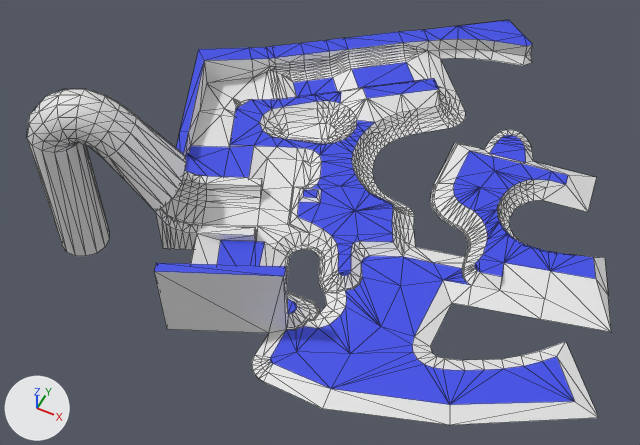
An edit to the FBX model Assets/Models/Environment/LevelMesh/scuzz-level-main1.fbx, drawn before and after from the same camera.
Both versions are drawn from a 50 mm lens placed at (57.0, -95.7, 146.2), pointed at (-1.7, 21.8, -0.6). Every picture has the same lights, and +X, +Y and +Z are marked at lower left. Mesh edges are drawn as thin lines. Where no turn or scale is listed for an object, it has been applied to the vertices. Vertices at the same position are counted once.

Names of what the first picture shows: 'main'.
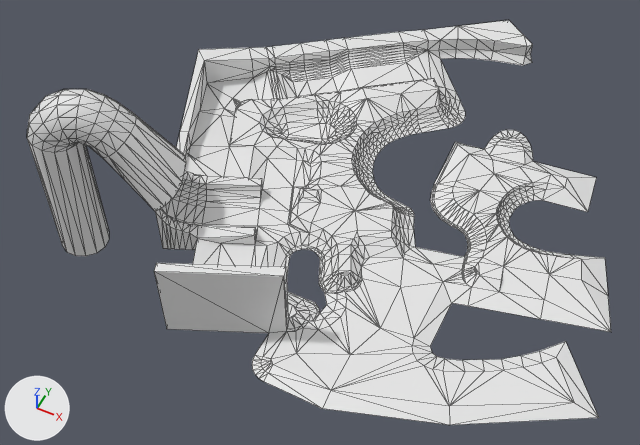
Changed parts and their boxes [x1, y1, x2, y2] in the pictures (640 x 445 px; the box of a moved part takes in the faces that stretch with it):
part 1 of me_cube_003, moved or reshaped
    before: [189, 41, 611, 425]
    after: [189, 40, 611, 425]
part 2 of me_cube_003, recoloured (blue to white)
    before: [154, 20, 596, 405]
    after: [154, 20, 581, 406]

Diff of the bpy script that builds the scene:
```diff
--- a/Assets/Models/Environment/LevelMesh/scuzz-level-main1.fbx.py
+++ b/Assets/Models/Environment/LevelMesh/scuzz-level-main1.fbx.py
@@ me_cube_003 @@
 # used by ob_main; location = (46.6, 56.5, 0.0)
-me_cube_003.from_pydata(...)  # 1318 vertices, 2439 faces; spans x -102.6..19.6, y -76.6..48.5, z -8.2..34.6
-me_cube_003.materials.append(mat_pipe)  # white #e7e7e7
+me_cube_003.from_pydata(...)  # 1305 vertices, 2413 faces; spans x -102.6..19.6, y -76.6..48.5, z -8.2..34.6
+# me_cube_003 part 1: 251 vertices moved from x -63.0..14.6, y -74.6..23.1, z -0.4..5.4 to x -63.0..14.6, y -74.6..23.1, z -0.3..3.7; 59 vertices removed from x -67.7..-27.9, y -64.7..30.4, z 0.0..5.4; 46 vertices added at x -67.7..-27.8, y -64.7..30.4, z 0.1..3.7
+# me_cube_003 part 2: 245 faces spanning x -99.2..14.6, y -74.4..48.5, z -0.1..18.4 switch from mat_tops (blue #3d4ce7) to mat_check (its picture is missing)
```
